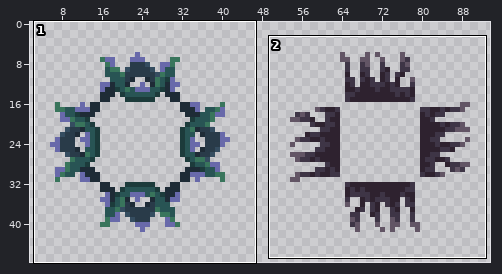
File history of a sprite sheet, assets/tilesets/Tileset_Dornen.png. The picture above shows the old version from afar; the outline marks the close-up.
Close-up. Old version:
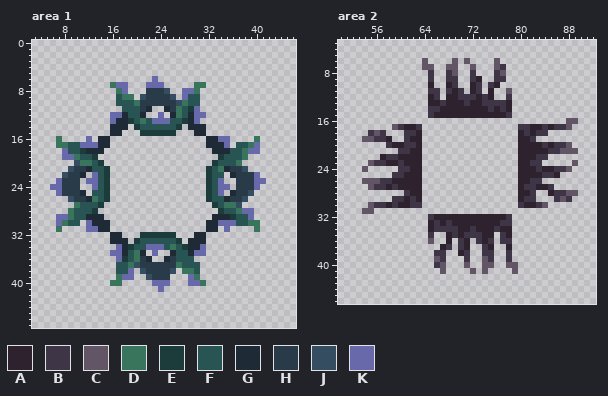
The file is 112x48 pixels. Shown: area 1: x 3..46, y 0..47; area 2: x 50..92, y 3..46. The wide view leaves out empty margins.
Palette (. is transparent): A #2e222f  B #3e3546  C #625565  D #39755c  E #1c3b3b  F #285454  G #1e2b36  H #293b49  J #354d60  K #6869aa
New version:
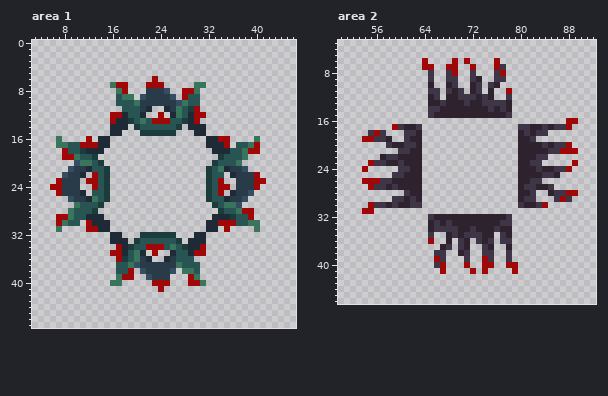
Change:
@@ palette @@
-K #6869aa
+K #a00707
--- area 2
@@ x 62..80 @@
  5 ...................
- 6 ..C....C.C....C....
- 7 ..CC..CC..C...CB...
- 8 ...B..BC..B...BC...
+ 6 ..K....K.K....K....
+ 7 ..KK..KK..K...KB...
+ 8 ...B..BK..B...BK...
  9 ...B..BB..BA..BB...
 10 ...A..AB..AB.BA....
-11 ...BB.BAB.AB.A..C..
+11 ...BB.BAB.AB.A..K..
 12 ...AB.AABBBABA..B..
@@ x 50..92 @@
 15 ...............BAAAAAAAAAAAAB..............
-16 ......................................CC...
-17 .........CBAAB................BBAABABBC....
-18 .....BCB...BBA................ABABB........
-19 ....CCBBA..BAA................AAB..........
-20 ........BAABBA................AAAABABBC....
-21 ..........BBAA................AAAAABBCCC...
+16 ......................................KK...
+17 .........KBAAB................BBAABABBK....
+18 .....BKB...BBA................ABABB........
+19 ....KKBBA..BAA................AAB..........
+20 ........BAABBA................AAAABABBK....
+21 ..........BBAA................AAAAABBKKK...
 22 .......ABBAAAA................AAABB........
-23 .....CBBAABAAA................AABB.....C...
-24 ....C.....BBAA................AAABAABBC....
+23 .....KBBAABAAA................AABB.....K...
+24 ....K.....BBAA................AAABAABBK....
 25 .........BBAAA................AAAABBA......
-26 ....CCCBBAAAAA................AABB.........
-27 .....CBBABAAAA................ABBAAB.......
-28 ...........BAA................AAB..ABBCC...
-29 .........BBABA................ABB...BCB....
-30 .....CBBABAABB................BAABC........
-31 ....CC.....................................
+26 ....KKKBBAAAAA................AABB.........
+27 .....KBBABAAAA................ABBAAB.......
+28 ...........BAA................AAB..ABBKK...
+29 .........BBABA................ABB...BKB....
+30 .....KBBABAABB................BAABK........
+31 ....KK.....................................
 32 ...............BAAAAAAAAAAAAB..............
@@ x 63..81 @@
 35 ..B..ABABBBAA.BA...
-36 ..C..A.BA.BAB.BB...
+36 ..K..A.BA.BAB.BB...
 37 ....AB.BA..BA..A...
 38 ...BB..AB..BB..B...
-39 ...CB...B..CB..B...
-40 ...BC...C..CC..CC..
-41 ....C....C.C....C..
+39 ...KB...B..KB..B...
+40 ...BK...K..KK..KK..
+41 ....K....K.K....K..
 42 ...................
Where, in picture pixels (left, top, right, bottom), the same in both close-ups:
changed: (50, 76, 266, 292)
changed: (422, 58, 512, 94)
changed: (542, 118, 578, 208)
changed: (362, 124, 398, 214)
changed: (428, 238, 446, 274)
changed: (464, 256, 518, 274)
